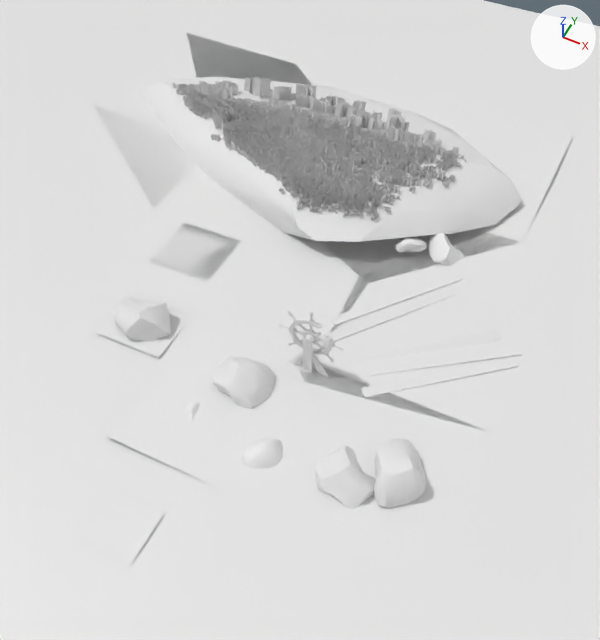
Two versions of the glTF model underWaterDemo/underwaterScene.glb, one commit apart.
Before and after are seen from a camera (50 mm lens) standing at (6.6, -14.7, 19.6) and looking at (-1.9, 2.3, -1.5). Every picture has the same lights, and +X, +Y and +Z are marked at upper right. Where no turn or scale is listed for an object, it has been applied to the vertices. Vertices at the same position are counted once.

Objects in the first picture: 'board1', 'board2', 'board3', 'board4', 'board5', 'grass', 'ground', 'moreRocks', 'shadowCatcher', 'shipWheel'.
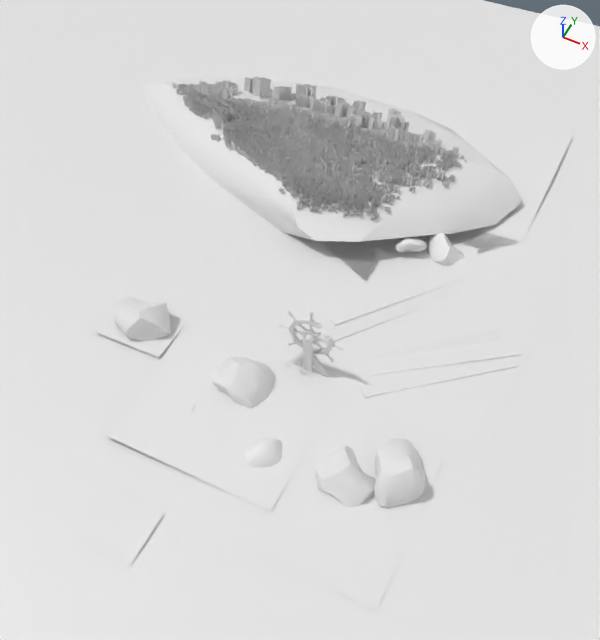
Edits to the bpy script that builds the scene:
```text
Change me_shadowcatcher:
    where me_shadowcatcher.from_pydata(...)  # 55 vertices, 40 faces; spans x -13.9..5.6, y -8.3..14.7, z -0.3..0.4
    used by ob_shadowcatcher; location = (0.0, 0.0, 0.0)
    me_shadowcatcher part 1
    me_shadowcatcher.vertices[12].co: (-4.6, 3.2, 0.2) -> (-4.6, 1.0, 0.2)  # pixel (241, 241) -> not seen
    me_shadowcatcher.vertices[13].co: (-6.9, 3.2, 0.1) -> (-4.6, 3.2, 0.0)  # pixel (184, 222) -> not seen
    me_shadowcatcher.vertices[14].co: (-6.9, 1.0, 0.2) -> (-6.9, 3.2, 0.1)  # pixel (148, 261) -> not seen
    me_shadowcatcher.vertices[15].co: (-4.6, 1.0, 0.3) -> (-6.9, 1.0, 0.2)  # pixel (206, 282) -> pixel (148, 262)
    me_shadowcatcher.vertices[34].co: (4.6, -6.6, 0.0) -> (4.6, -6.6, 0.1)  # pixel (376, 612) -> pixel (376, 611)
    me_shadowcatcher.vertices[35].co: (4.6, -2.0, 0.3) -> (4.6, -2.0, 0.4)  # pixel (443, 460) -> pixel (443, 459)
    me_shadowcatcher.vertices[37].co: (-4.0, -1.2, 0.3) -> (-4.0, -5.5, 0.3)  # pixel (187, 331) -> pixel (106, 435)
    me_shadowcatcher.vertices[38].co: (-4.0, -5.5, 0.3) -> (0.0, -5.5, 0.3)  # pixel (106, 436) -> pixel (233, 494)
    me_shadowcatcher.vertices[39].co: (0.0, -5.5, 0.3) -> (0.1, -1.2, 0.4)  # pixel (233, 494) -> pixel (305, 376)
    me_shadowcatcher.vertices[40].co: (0.1, -1.2, 0.4) -> (-4.0, -1.2, 0.4)  # pixel (305, 376) -> pixel (187, 330)
    me_shadowcatcher.vertices[49].co: (-0.8, -0.8, 0.4) -> (0.1, -0.8, 0.4)  # pixel (287, 357) -> pixel (311, 367)
    me_shadowcatcher.vertices[50].co: (-0.8, -1.1, 0.4) -> (-0.8, -0.8, 0.4)  # pixel (283, 363) -> pixel (287, 357)
    me_shadowcatcher.vertices[51].co: (0.1, -1.1, 0.4) -> (-0.8, -1.1, 0.4)  # pixel (307, 373) -> pixel (283, 363)
    me_shadowcatcher.vertices[52].co: (0.1, -0.8, 0.4) -> (0.1, -1.1, 0.4)  # pixel (311, 367) -> pixel (307, 372)
    me_shadowcatcher part 2
    me_shadowcatcher.vertices[9].co: (4.0, 3.4, 0.0) -> (4.0, 3.4, 0.4)  # not seen -> pixel (485, 317)
    me_shadowcatcher.vertices[16].co: (2.8, 6.7, -0.1) -> (2.8, 6.7, 0.0)  # not seen -> pixel (479, 248)
    me_shadowcatcher.vertices[19].co: (2.8, 5.0, -0.1) -> (2.8, 5.0, 0.1)  # not seen -> pixel (463, 278)
    me_shadowcatcher.vertices[20].co: (5.6, 5.2, 0.1) -> (5.6, 5.2, 0.3)  # not seen -> pixel (551, 296)
    me_shadowcatcher part 3
    me_shadowcatcher.vertices[6].co: (-13.9, 14.7, -0.2) -> (-13.9, 14.7, 0.0)  # pixel (186, 32) -> pixel (186, 30)
```

What differs and where, as boxes [x1, y1, x2, y2] in the pictures (600 x 640 px; the box of a moved part takes in the faces that stretch with it):
'shadowCatcher', reshaped
    before: [80, 33, 573, 565]
    after: [80, 30, 573, 611]
part 1 of me_shadowcatcher, moved or reshaped
    before: [283, 358, 309, 373]
    after: [233, 358, 443, 611]
part 2 of me_shadowcatcher, moved or reshaped (not visible before)
    after: [318, 235, 551, 433]
part 3 of me_shadowcatcher, moved or reshaped
    before: [93, 33, 295, 132]
    after: [93, 30, 295, 132]
